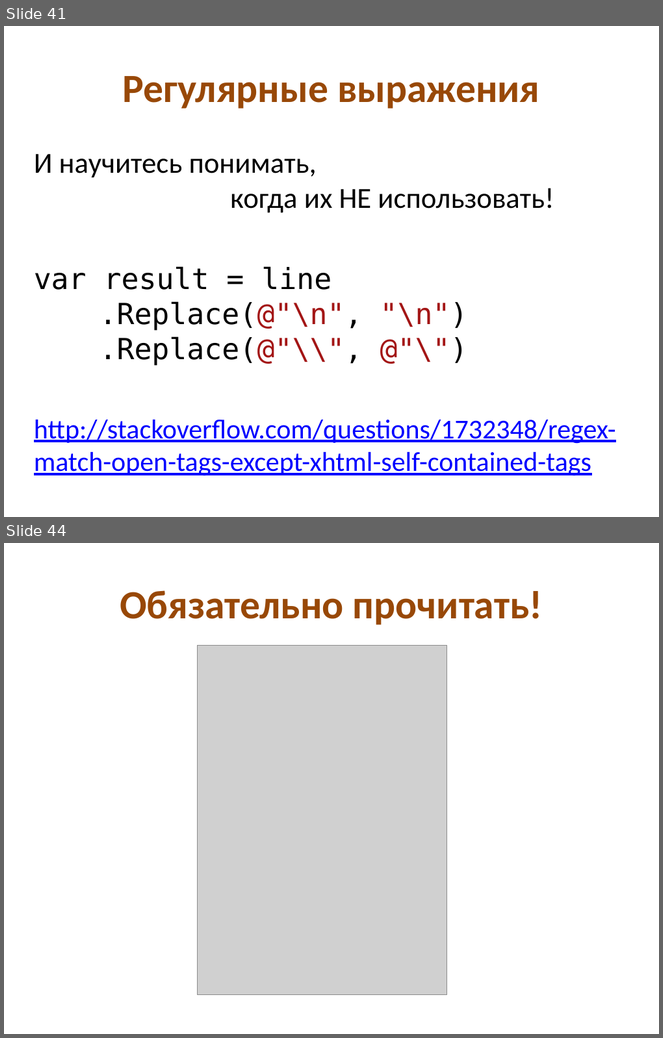
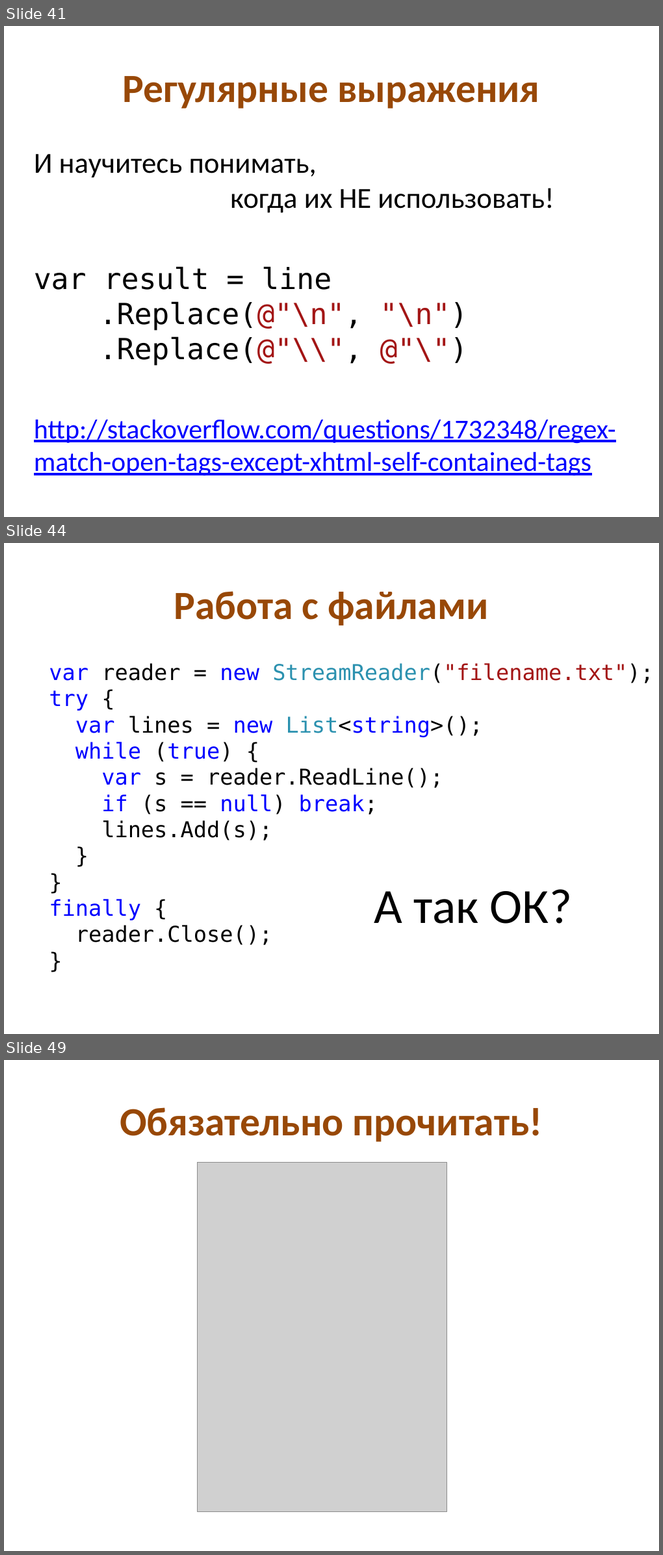
Before and after one commit to kontur-edu/intern-2014, a slide deck: 01-CleanCode/CleanCode.pptx. Shown one above the other, each under a label of ours: slides 41 and 44 before the commit, slides 41, 44 and 49 after it; the slides between them are not shown. The pictures are 663x1038 and 663x1555 pixels, drawn with LibreOffice and Linux fonts; fonts in the diff are those of the drawing; grey boxes stand for pictures. Boxes give left, top, right and bottom in pixels: in the first picture for what was removed or moved away, otherwise in the second. Text is boxed around its words. In the diff, an @@ line names an element or a change of style, - is before the commit and + after.

```diff
--- a/01-CleanCode/CleanCode.pptx
+++ b/01-CleanCode/CleanCode.pptx
@@ slide 44 added at (4, 543, 659, 1034), background #FFFFFF @@
@@ title added at (174, 591, 488, 626), 44 pt, text #984807, bold @@
+Работа с файлами
@@ text added at (49, 663, 654, 945), 24 pt, text #000000 @@
+var reader = new StreamReader("filename.txt");
+try {
+var lines = new List<string>();
+while (true) {
+var s = reader.ReadLine();
+if (s == null) break;
+lines.Add(s);
+}
+}
+finally {
+reader.Close();
+}
@@ text added at (374, 889, 572, 924), 54 pt, text #000000 @@
+А так ОК?
@@ what was slide 44 is now slide 49 @@
```
Also in this commit, not shown: 14 slides changed, 5 other slides added, 1 slide removed, 8 other files.
